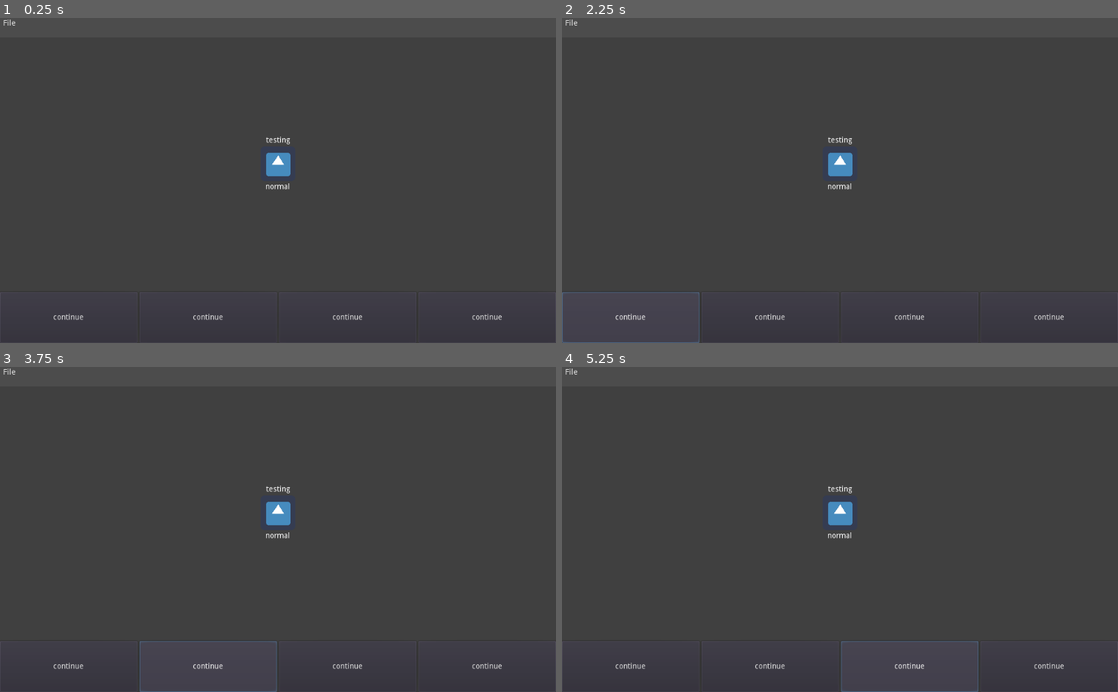
Above: before the commit, frames 1-4 (two rows, left to right).
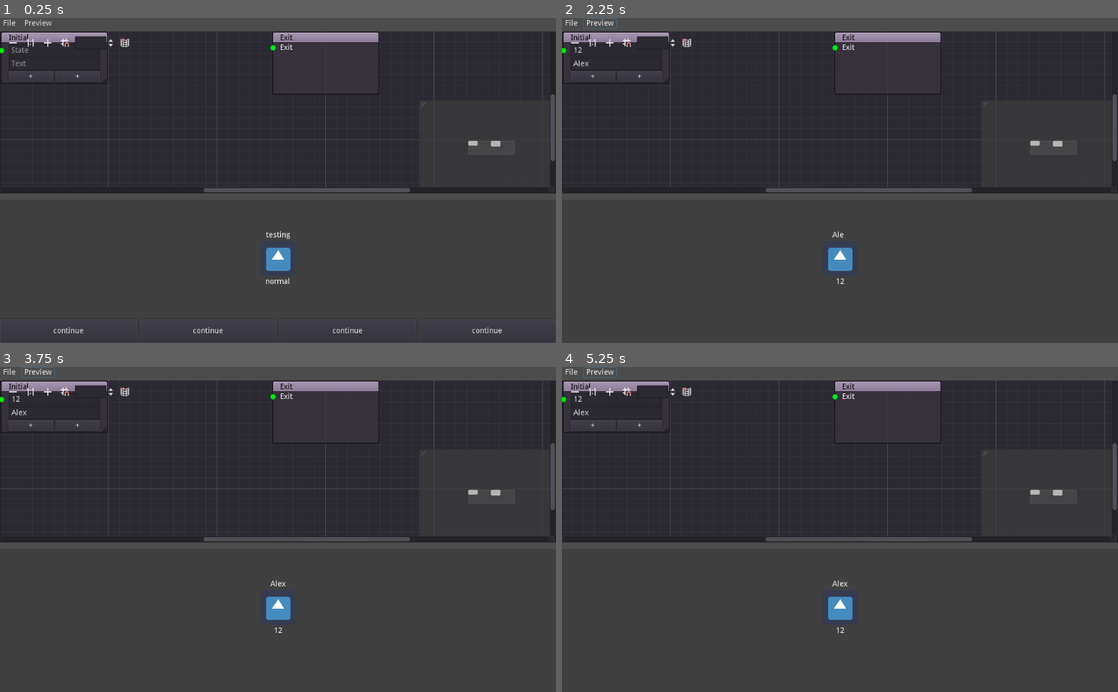
Above: after the commit, the same moments.

Repository: creikey/godot-dialog
Game: Godot game, scene res://Main.tscn
The game is run twice, just before and just after one commit, with the same random seed, the same clock (stepped at 60 frames per second) and the same inputs. The engine's default icon, where the game draws it, is replaced by a stand-in: a white triangle on a blue panel in a dark square.
Inputs (mouse positions are in pixels of both pictures, inside the frame that each line leads up to):
- Up to frame 1 (0.25 s): no input
- Up to frame 2 (2.25 s): click (617, 50) at 0.52 s; type "12" at 0.6 s; click (617, 63) at 0.75 s; type "Alex" at 0.83 s; click (600, 24) at 1.25 s, where only the run after the commit has a clickable "Preview"; click (628, 317) at 2 s, where only the run before the commit has a clickable "continue"
- Up to frame 3 (3.75 s): click (66, 666) at 2.75 s, where only the run before the commit has a clickable "continue"; click (205, 666) at 3.5 s, where only the run before the commit has a clickable "continue"
- Up to frame 4 (5.25 s): click (767, 666) at 4.25 s, where only the run before the commit has a clickable "continue"; click (912, 666) at 5 s, where only the run before the commit has a clickable "continue"

The runs differ from the first frame. In frame 1, 6.4% of the frame differs, in the area x 0-100%, y 0-98%; in frame 2, 6.4%; in frame 3, 6.4%; in frame 4, 6.4%.

Commit message:
Add preview parser

Diff:
--- a/editor/GraphEdit.gd
+++ b/editor/GraphEdit.gd
@@ -1,6 +1,7 @@
 extends GraphEdit
 
 signal new_greatest_id(greatest_id)
+signal to_run_dict(dict)
 
 # warning-ignore:unused_class_variable
 var out_dict: Dictionary
@@ -129,7 +130,10 @@
 
 		state_data["state"] = node.state
 		state_data["text"] = node.text
-		state_data["choices"] = name_to_choice_connections[node.name]
+		if not name_to_choice_connections.has(node.name):
+			state_data["choices"] = {}
+		else:
+			state_data["choices"] = name_to_choice_connections[node.name]
 
 	for stub in stub_children:
 		var stub_name = remove_stub_suffix(stub.name)
@@ -182,7 +186,7 @@
 	var node_children = get_node_children()
 	var stub_children = get_stub_children()
 
-	var greatest_id_seen: int = 0
+	var greatest_id_seen: float = 0
 
 	clear_connections()
 	for node in node_children:
@@ -238,3 +242,8 @@
 func _on_GraphEdit_disconnection_request(from, from_slot, to, to_slot):
 	disconnect_node(from, from_slot, to, to_slot)
 	get_node(to).disconnected(get_node(from))
+
+
+func _on_PlayButton_pressed():
+	export_dict()
+	emit_signal("to_run_dict", out_dict)
--- a/editor/Main.tscn
+++ b/editor/Main.tscn
@@ -44,13 +44,14 @@
 [node name="VSplitContainer" type="VSplitContainer" parent="UI"]
 anchor_right = 1.0
 anchor_bottom = 1.0
+split_offset = 300
 __meta__ = {
 "_edit_use_anchors_": false
 }
 
 [node name="VBoxContainer" type="VBoxContainer" parent="UI/VSplitContainer"]
 margin_right = 1024.0
-margin_bottom = 24.0
+margin_bottom = 324.0
 __meta__ = {
 "_edit_use_anchors_": false
 }
@@ -66,10 +67,17 @@
 items = [ "Load", null, 0, false, false, 1, 0, null, "", false, "Save", null, 0, false, false, 2, 0, null, "", false ]
 script = ExtResource( 5 )
 
+[node name="PlayButton" type="Button" parent="UI/VSplitContainer/VBoxContainer/Menu"]
+margin_left = 39.0
+margin_right = 101.0
+margin_bottom = 20.0
+text = "Preview"
+flat = true
+
 [node name="GraphEdit" type="GraphEdit" parent="UI/VSplitContainer/VBoxContainer"]
 margin_top = 24.0
 margin_right = 1024.0
-margin_bottom = 24.0
+margin_bottom = 324.0
 size_flags_vertical = 3
 script = ExtResource( 2 )
 
@@ -100,16 +108,18 @@
 [node name="DialogParser" parent="UI/VSplitContainer" instance=ExtResource( 8 )]
 anchor_right = 0.0
 anchor_bottom = 0.0
-margin_top = 36.0
+margin_top = 336.0
 margin_right = 1024.0
 margin_bottom = 600.0
 [connection signal="file_selected" from="UI/FileDialog" to="UI/FileDialog" method="_on_FileDialog_file_selected"]
 [connection signal="id_pressed" from="UI/PopupMenu" to="UI/PopupMenu" method="_on_PopupMenu_id_pressed"]
 [connection signal="load_menu" from="UI/VSplitContainer/VBoxContainer/Menu/FileButton" to="UI/FileDialog" method="_on_FileButton_load_menu"]
 [connection signal="save_menu" from="UI/VSplitContainer/VBoxContainer/Menu/FileButton" to="UI/FileDialog" method="_on_FileButton_save_menu"]
+[connection signal="pressed" from="UI/VSplitContainer/VBoxContainer/Menu/PlayButton" to="UI/VSplitContainer/VBoxContainer/GraphEdit" method="_on_PlayButton_pressed"]
 [connection signal="connection_request" from="UI/VSplitContainer/VBoxContainer/GraphEdit" to="UI/VSplitContainer/VBoxContainer/GraphEdit" method="_on_GraphEdit_connection_request"]
 [connection signal="disconnection_request" from="UI/VSplitContainer/VBoxContainer/GraphEdit" to="UI/VSplitContainer/VBoxContainer/GraphEdit" method="_on_GraphEdit_disconnection_request"]
 [connection signal="new_greatest_id" from="UI/VSplitContainer/VBoxContainer/GraphEdit" to="UI/PopupMenu" method="_on_GraphEdit_new_greatest_id"]
+[connection signal="to_run_dict" from="UI/VSplitContainer/VBoxContainer/GraphEdit" to="UI/VSplitContainer/DialogParser" method="_on_GraphEdit_to_run_dict"]
 [connection signal="close_request" from="UI/VSplitContainer/VBoxContainer/GraphEdit/1" to="UI/VSplitContainer/VBoxContainer/GraphEdit/1" method="_on_StateGraphNode_close_request"]
 [connection signal="resize_request" from="UI/VSplitContainer/VBoxContainer/GraphEdit/1" to="UI/VSplitContainer/VBoxContainer/GraphEdit/1" method="_on_StateGraphNode_resize_request"]
 [connection signal="sort_children" from="UI/VSplitContainer/VBoxContainer/GraphEdit/1" to="UI/VSplitContainer/VBoxContainer/GraphEdit/1" method="_on_StateGraphNode_sort_children"]
--- a/editor/dialog-stub.json
+++ b/editor/dialog-stub.json
@@ -1 +1 @@
-{"1":{"choices":{"c":"2"},"state":"a","text":"b"},"2":{"next":"4","state":"br","text":"sd"},"4":{"choices":{"bye":"0","good":"0"},"state":"aaa","text":"cccc"},"savedata":{"connections":[{"from":"1","from_port":0,"to":"2_stub","to_port":0},{"from":"2_stub","from_port":0,"to":"4","to_port":0},{"from":"4","from_port":1,"to":"0","to_port":0},{"from":"4","from_port":0,"to":"0","to_port":0}],"names_to_choices":{"0":null,"1":["c"],"4":["good","bye"]},"names_to_offsets":{"0":{"x":680,"y":-20},"1":{"x":-260,"y":-60},"2_stub":{"x":0,"y":140},"4":{"x":200,"y":-140}},"names_to_state":{"0":null,"1":"a","2_stub":"br","4":"aaa"},"names_to_text":{"0":null,"1":"b","2_stub":"sd","4":"cccc"}}}
+{"1":{"choices":{"goodbye":"2","hello there":"4"},"state":"normal","text":"hello there"},"2":{"choices":"inherit","state":"confused","text":"why are you leaving?"},"4":{"next":"0","state":"angry","text":"I'm done talking to you!"},"savedata":{"connections":[{"from":"1","from_port":0,"to":"2_stub","to_port":0},{"from":"1","from_port":1,"to":"4_stub","to_port":0},{"from":"4_stub","from_port":0,"to":"0","to_port":0}],"names_to_choices":{"0":null,"1":["goodbye","hello there"]},"names_to_offsets":{"0":{"x":500,"y":0},"1":{"x":-280,"y":-60},"2_stub":{"x":80,"y":-100},"4_stub":{"x":80,"y":40}},"names_to_state":{"0":null,"1":"normal","2_stub":"confused","4_stub":"angry"},"names_to_text":{"0":null,"1":"hello there","2_stub":"why are you leaving?","4_stub":"I'm done talking to you!"}}}
--- a/editor/parser/DialogLabel.gd
+++ b/editor/parser/DialogLabel.gd
@@ -1,6 +1,4 @@
 extends Label
-
-export (NodePath) var texture_rect_path
 
 var scrolling_text = "" setget set_scrolling_text
 
--- a/editor/parser/DialogParser.gd
+++ b/editor/parser/DialogParser.gd
@@ -1,6 +1,55 @@
 extends Control
 
-var state = 0
+export (NodePath) var dialog_label_path
+export (NodePath) var emotion_label_path
+export (NodePath) var choice_button_hbox_path
+export (PackedScene) var choice_button
+
+onready var dialog_label = get_node(dialog_label_path)
+onready var emotion_label = get_node(emotion_label_path)
+onready var choice_button_hbox = get_node(choice_button_hbox_path)
+
+var state = "0" setget set_state
+var last_choices: Dictionary = {}
+
+var cur_dict: Dictionary = {}
+
+func set_state(new_state):
+	state = new_state
+
+	for c in choice_button_hbox.get_children():
+		c.queue_free()
+
+	if state == "0":
+		return
+	dialog_label.scrolling_text = cur_dict[state]["text"]
+	emotion_label.text = cur_dict[state]["state"]
+
+
+
+	var choices_to_add: Dictionary = {}
+
+	if cur_dict[state].has("next"):
+		choices_to_add = {"continue" : cur_dict[state]["next"]}
+	elif typeof(cur_dict[state]["choices"]) == TYPE_STRING:
+		choices_to_add = last_choices
+	else:
+		choices_to_add = cur_dict[state]["choices"]
+		last_choices = choices_to_add.duplicate(true)
+
+	for choice in choices_to_add.keys():
+		var cur_button: Button = choice_button.instance()
+		cur_button.text = choice
+		cur_button.connect("pressed", self, "_choice_button_pressed", [choices_to_add[choice]])
+		choice_button_hbox.add_child(cur_button)
+
+func _choice_button_pressed(next_state):
+	self.state = next_state
+
 
 func act_out_dict(d: Dictionary):
-	pass
+	cur_dict = d
+	self.state = "1"
+
+func _on_GraphEdit_to_run_dict(dict):
+	act_out_dict(dict)
--- a/editor/parser/DialogParser.tscn
+++ b/editor/parser/DialogParser.tscn
@@ -18,6 +18,10 @@
 __meta__ = {
 "_edit_use_anchors_": false
 }
+dialog_label_path = NodePath("VBoxContainer/CenterContainer/VBoxContainer/DialogLabel")
+emotion_label_path = NodePath("VBoxContainer/CenterContainer/VBoxContainer/EmotionLabel")
+choice_button_hbox_path = NodePath("VBoxContainer/ChoiceButtons")
+choice_button = ExtResource( 4 )
 
 [node name="VBoxContainer" type="VBoxContainer" parent="."]
 margin_right = 1024.0
@@ -47,7 +51,6 @@
 __meta__ = {
 "_edit_use_anchors_": false
 }
-texture_rect_path = NodePath("../CenterContainer/TextureRect")
 
 [node name="TextureRect" type="TextureRect" parent="VBoxContainer/CenterContainer/VBoxContainer"]
 margin_top = 18.0
